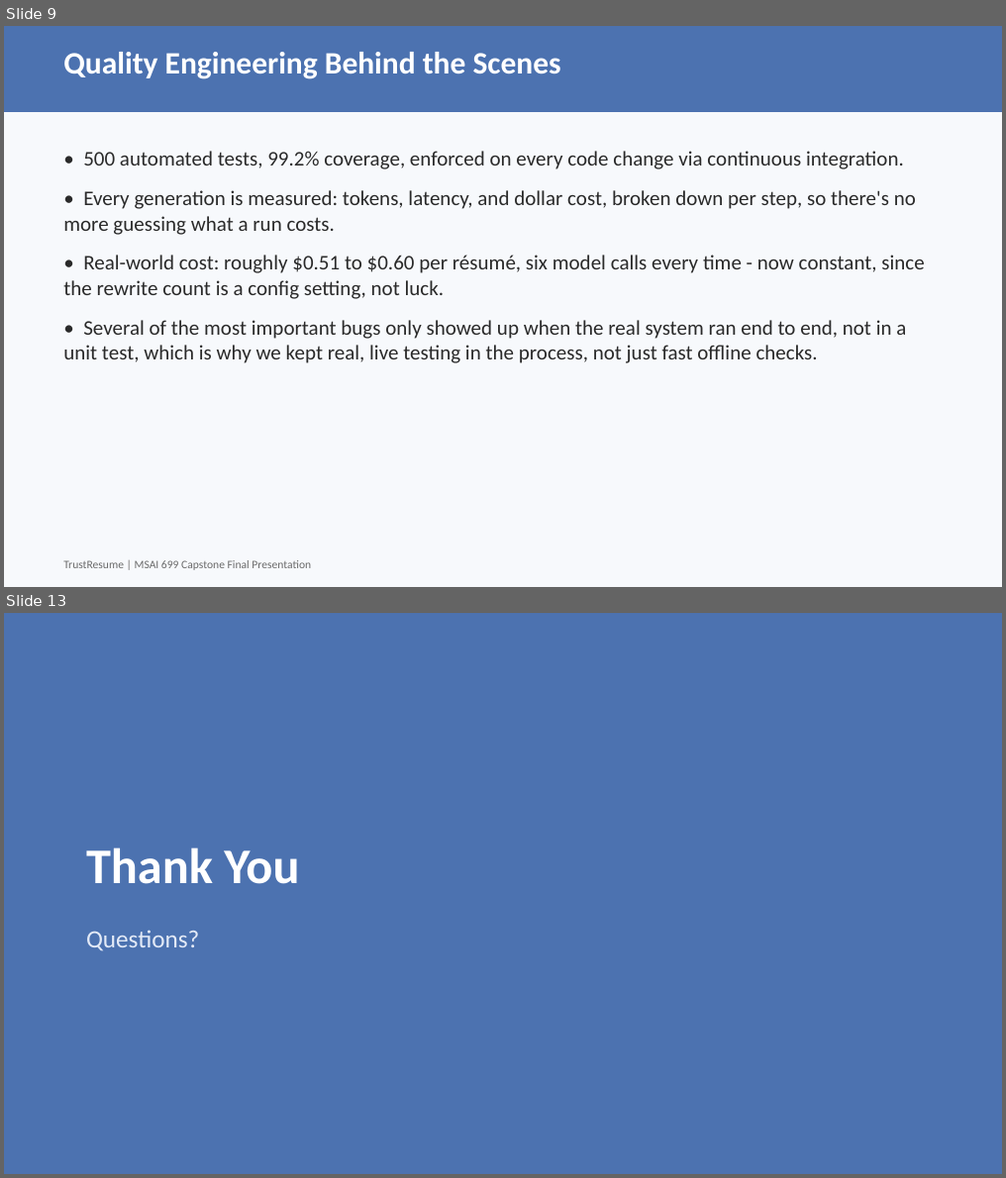
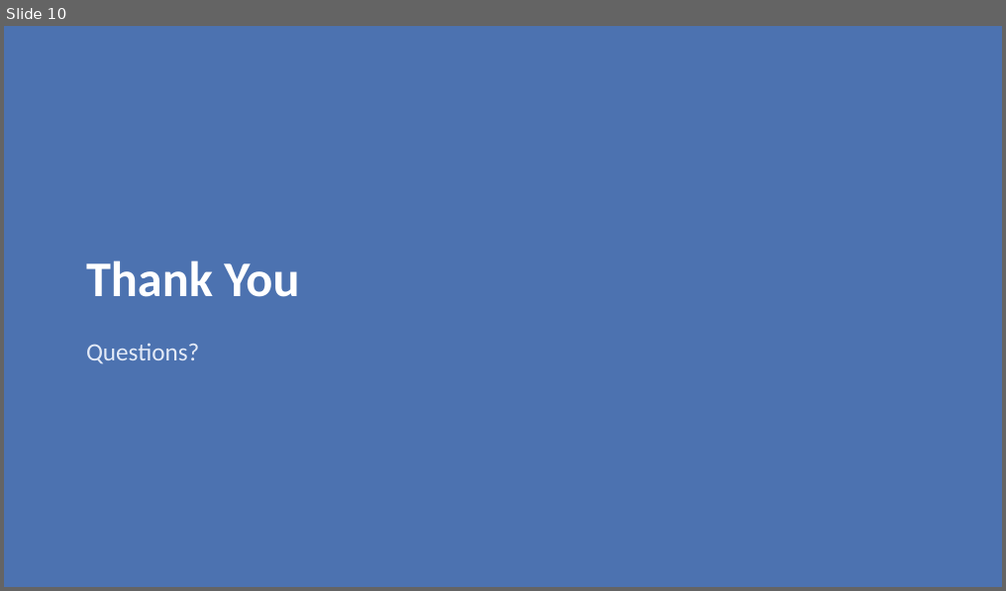
Before and after one commit to pxu/trustresume_langchain, a slide deck: docs/weekly-submissions/Week7_Final_Presentation.pptx. Shown one above the other, each under a label of ours: slides 9 and 13 before the commit, slide 10 after it; the slides between them are not shown. The pictures are 1006x1178 and 1006x591 pixels, drawn with LibreOffice and Linux fonts; fonts in the diff are those of the drawing. Boxes give left, top, right and bottom in pixels: in the first picture for what was removed or moved away, otherwise in the second. Text is boxed around its words. In the diff, an @@ line names an element or a change of style, - is before the commit and + after.

```diff
--- a/docs/weekly-submissions/Week7_Final_Presentation.pptx
+++ b/docs/weekly-submissions/Week7_Final_Presentation.pptx
@@ slide 9 removed at (4,26,1002,587), background #FFFFFF @@
@@ rectangle removed at (4,26,1002,587) @@
@@ rectangle removed at (4,26,1002,112) @@
@@ text removed at (63,52,561,79) @@
-Quality Engineering Behind the Scenes
@@ text removed at (63,151,924,364) @@
-• 500 automated tests, 99.2% coverage, enforced on every code change via continuous integration.
-• Every generation is measured: tokens, latency, and dollar cost, broken down per step, so there's no more guessing what a run costs.
-• Real-world cost: roughly $0.51 to $0.60 per résumé, six model calls every time - now constant, since the rewrite count is a config setting, not luck.
-• Several of the most important bugs only showed up when the real system ran end to end, not in a unit test, which is why we kept real, live testing in the process, not just fast offline checks.
@@ text removed at (63,561,311,570) @@
-TrustResume | MSAI 699 Capstone Final Presentation
@@ what was slide 13 is now slide 10 @@
```
Also in this commit, not shown: 9 slides changed, 2 other slides removed, 1 other file.
